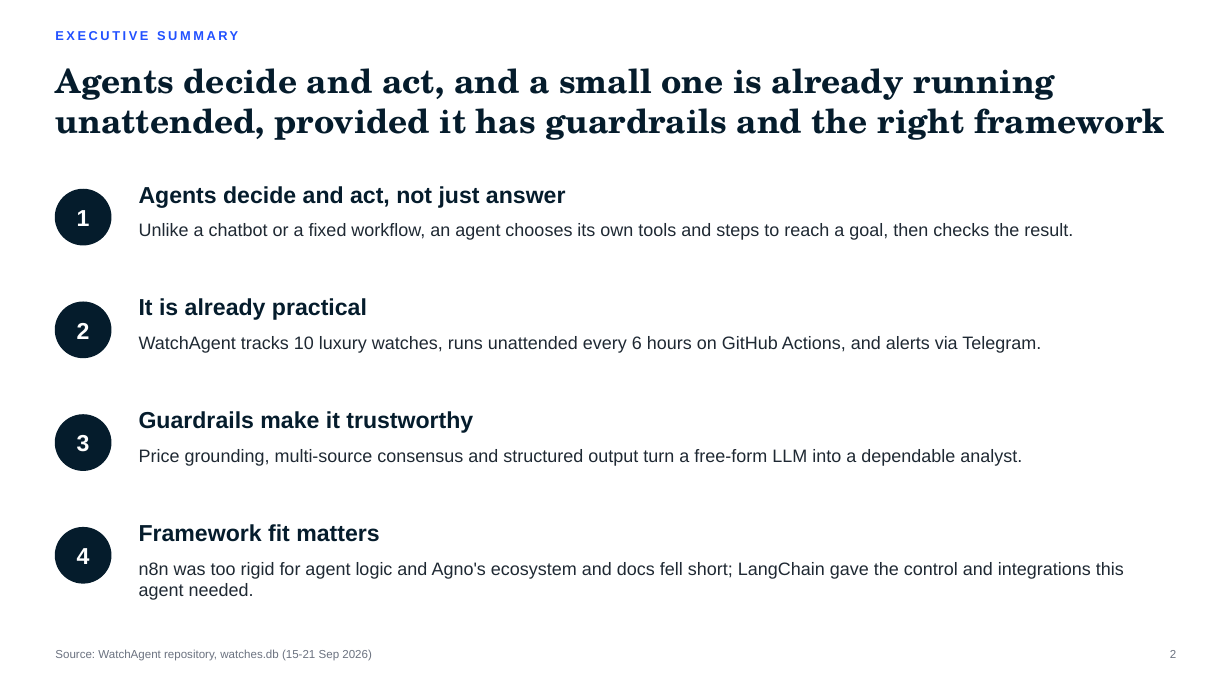
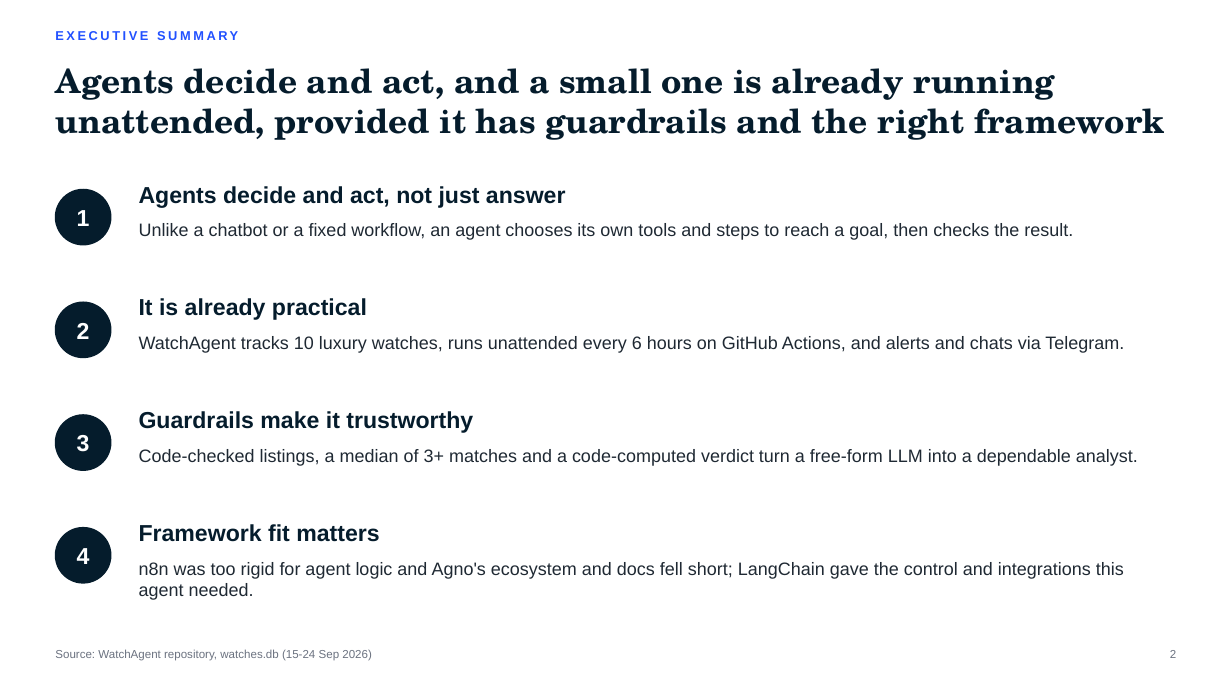
Before and after one commit to snakeblud/WatchAgent-Langchain, a slide deck: slide 2 of docs/WatchAgent_Agentic_AI_Brownbag.pptx. Drawn at 1232x693 pixels with LibreOffice and Linux fonts; fonts in the diff are those of the drawing. Boxes give left, top, right and bottom in pixels: in the first picture for what was removed or moved away, otherwise in the second. Text is boxed around its words. In the diff, an @@ line names an element or a change of style, - is before the commit and + after.

Commit message:
Update brown-bag deck for the agentic redesign and add architecture diagram
Deck (now 15 slides)
- New slides 4-6: what an agent is (LangChain's definition), generative
  vs agentic AI, and chain-of-thought reasoning, each tied to WatchAgent
  and sourced (LangChain docs, Anthropic, Wei et al. 2022, Yao et al. 2022)
- New slide 8: architecture diagram of the redesigned agent
- New slide 9: what each part does (watchagent check, research agent,
  Telegram assistant, listing checks, model middleware)
- Slides 2, 7 and 10 updated to the new design (listing checks, median of
  3+ listings, code-computed verdict, 48h alert rule); page numbers redone

Diagram (docs/diagrams)
- Archify source spec, interactive HTML and PNG export

```diff
--- a/docs/WatchAgent_Agentic_AI_Brownbag.pptx
+++ b/docs/WatchAgent_Agentic_AI_Brownbag.pptx
@@ text at (139, 336, 1124, 353): text changed @@
-WatchAgent tracks 10 luxury watches, runs unattended every 6 hours on GitHub Actions, and alerts via Telegram.
+WatchAgent tracks 10 luxury watches, runs unattended every 6 hours on GitHub Actions, and alerts and chats via Telegram.
@@ text at (139, 449, 1138, 466): text changed @@
-Price grounding, multi-source consensus and structured output turn a free-form LLM into a dependable analyst.
+Code-checked listings, a median of 3+ matches and a code-computed verdict turn a free-form LLM into a dependable analyst.
@@ text at (55, 649, 372, 661): text changed @@
-Source: WatchAgent repository, watches.db (15-21 Sep 2026)
+Source: WatchAgent repository, watches.db (15-24 Sep 2026)
```
Also in this commit, not shown: 7 other slides changed, 5 slides added, 3 other files.
